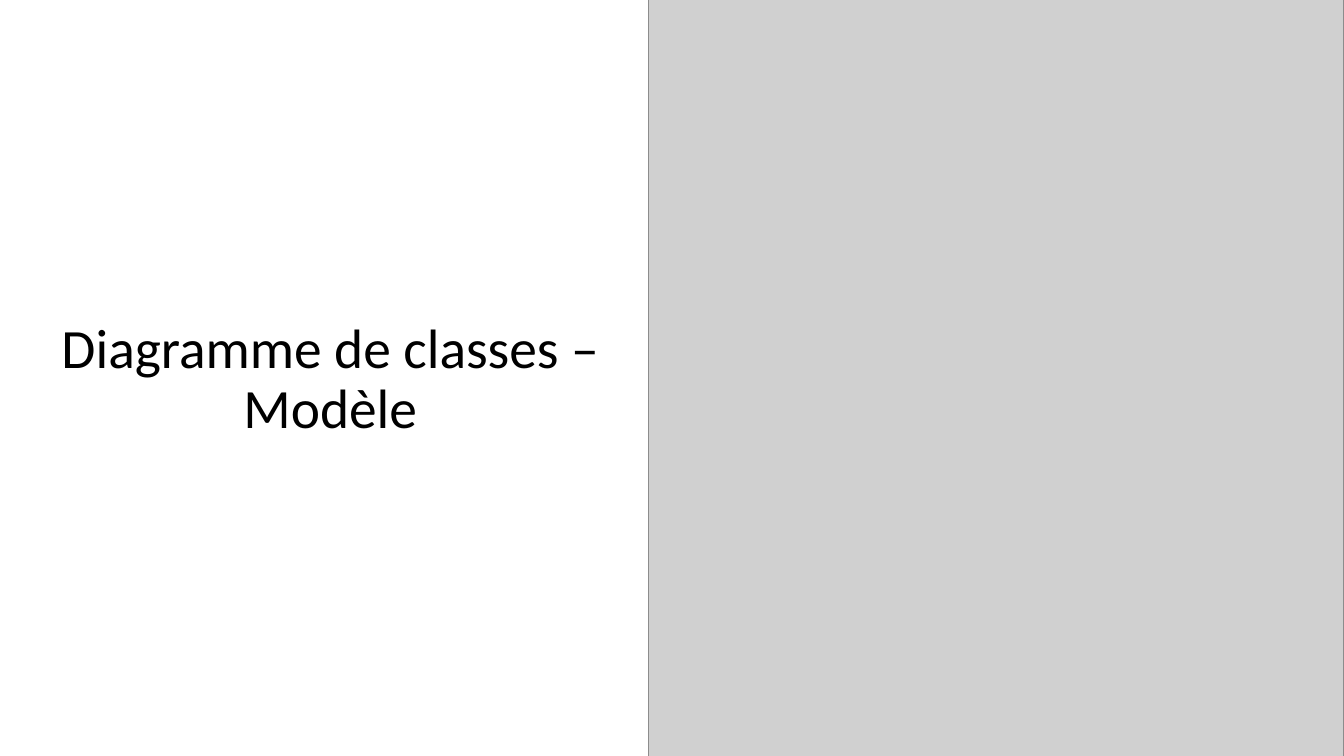
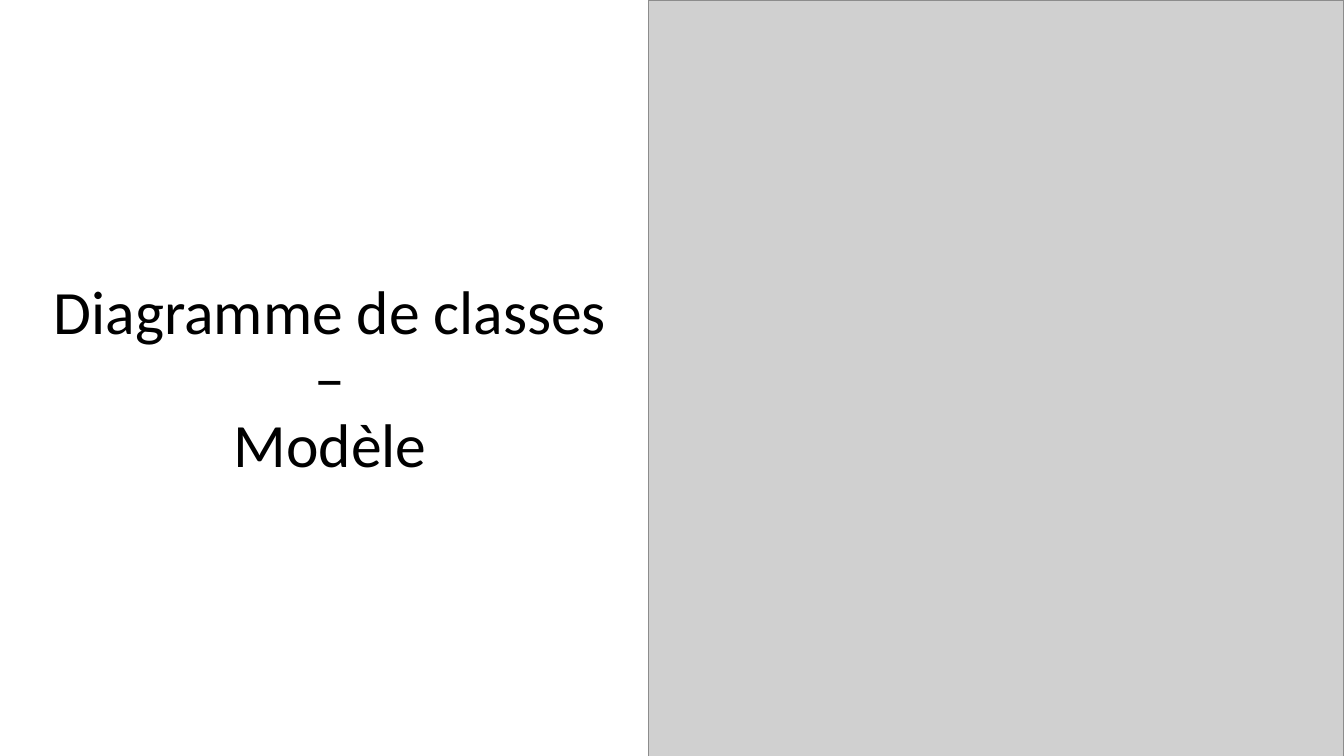
Before and after one commit to Aiman1/Forms-Struts2, a slide deck: slide 2 of SR03.pptx. Drawn at 1344x756 pixels with LibreOffice and Linux fonts; fonts in the diff are those of the drawing; grey boxes stand for pictures; background and template pictures are left out. Boxes give left, top, right and bottom in pixels: in the first picture for what was removed or moved away, otherwise in the second. Text is boxed around its words. In the diff, an @@ line names an element or a change of style, - is before the commit and + after.

```diff
--- a/SR03.pptx
+++ b/SR03.pptx
@@ text "Diagramme de classes – Modèle" at [54,291,606,468]: size 39.6 to 44 pt @@
```
Also in this commit, not shown: 1 other slide changed, 9 other files.
